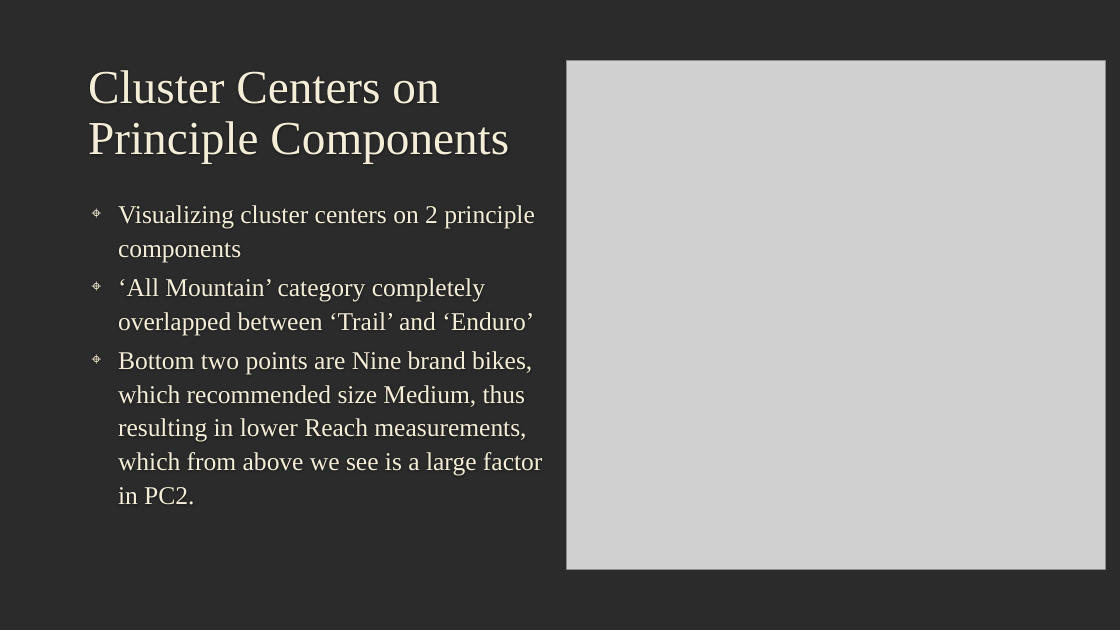
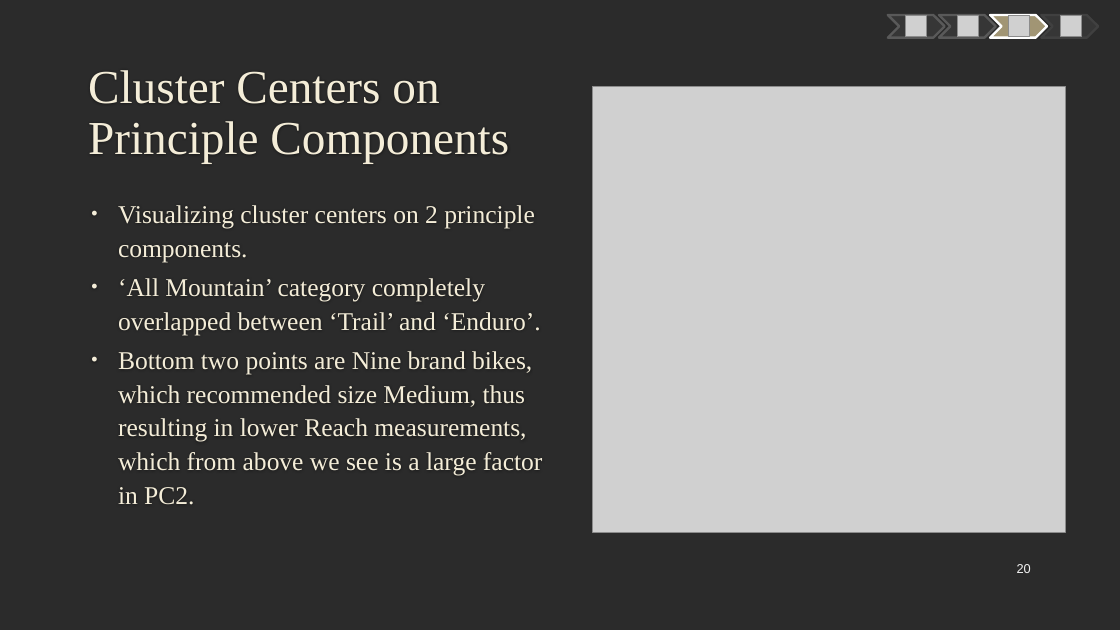
Before and after one commit to mczerwin/MTB-Categorization-Analysis, a slide deck: slide 20 of Reports/MTB Data Analysis Presentation.pptx (slide 17 before the commit). Drawn at 1120x630 pixels with LibreOffice and Linux fonts; fonts in the diff are those of the drawing; grey boxes stand for pictures; background and template pictures are left out; a plain dark background stands for a picture behind light text. Boxes give left, top, right and bottom in pixels: in the first picture for what was removed or moved away, otherwise in the second. Text is boxed around its words. In the diff, an @@ line names an element or a change of style, - is before the commit and + after.

```diff
--- a/Reports/MTB Data Analysis Presentation.pptx
+++ b/Reports/MTB Data Analysis Presentation.pptx
@@ freeform shape added at bbox=[888, 15, 945, 38], fill #363636, outline #595959 2 pt @@
@@ picture added at bbox=[906, 16, 927, 37] @@
@@ freeform shape added at bbox=[939, 15, 996, 38], fill #363636, outline #595959 2 pt @@
@@ picture added at bbox=[958, 16, 979, 37] @@
@@ freeform shape added at bbox=[991, 15, 1048, 38], fill #A19574, outline #FFFFFF 2 pt @@
@@ picture added at bbox=[1009, 16, 1030, 37] @@
@@ freeform shape added at bbox=[1042, 15, 1099, 38], fill #363636, outline #404040 2 pt @@
@@ picture added at bbox=[1060, 16, 1081, 37] @@
@@ picture: place and size @@
-picture at bbox=[567, 60, 1107, 569]
+picture at bbox=[593, 87, 1066, 533]
@@ text at bbox=[118, 205, 540, 335]: text changed @@
-⌖ Visualizing cluster centers on 2 principle components
-⌖ ‘All Mountain’ category completely overlapped between ‘Trail’ and ‘Enduro’
+• Visualizing cluster centers on 2 principle components.
+• ‘All Mountain’ category completely overlapped between ‘Trail’ and ‘Enduro’.
@@ page number added at bbox=[1017, 564, 1031, 573], 11 pt, text #F2F2F2 @@
+20
```
Also in this commit, not shown: 19 other slides changed, 6 slides added, 2 slides removed, 1 other file.
